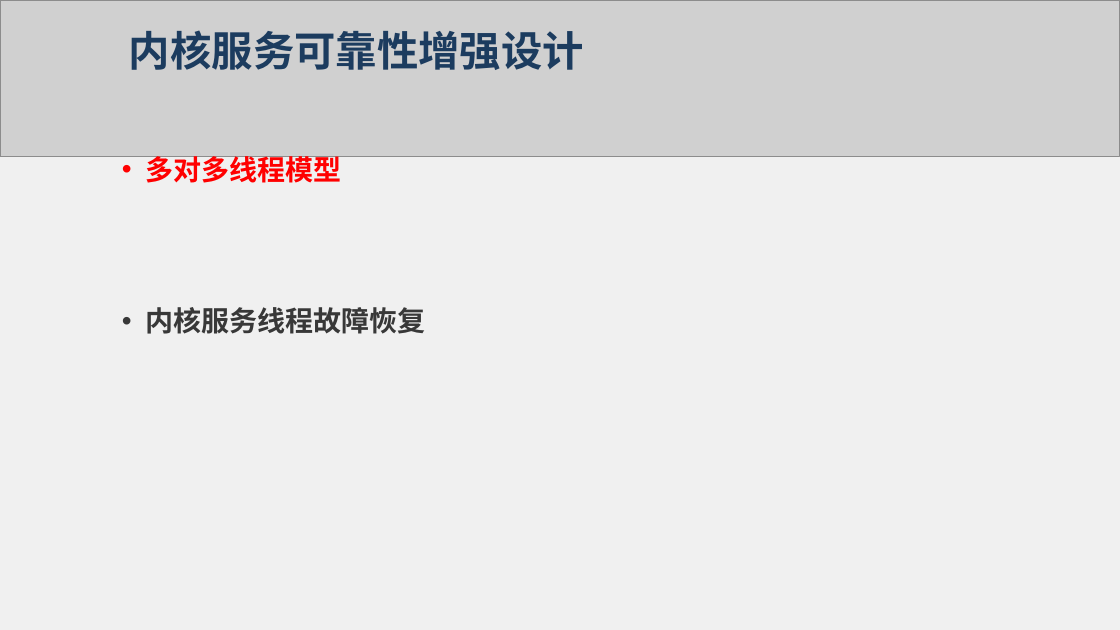
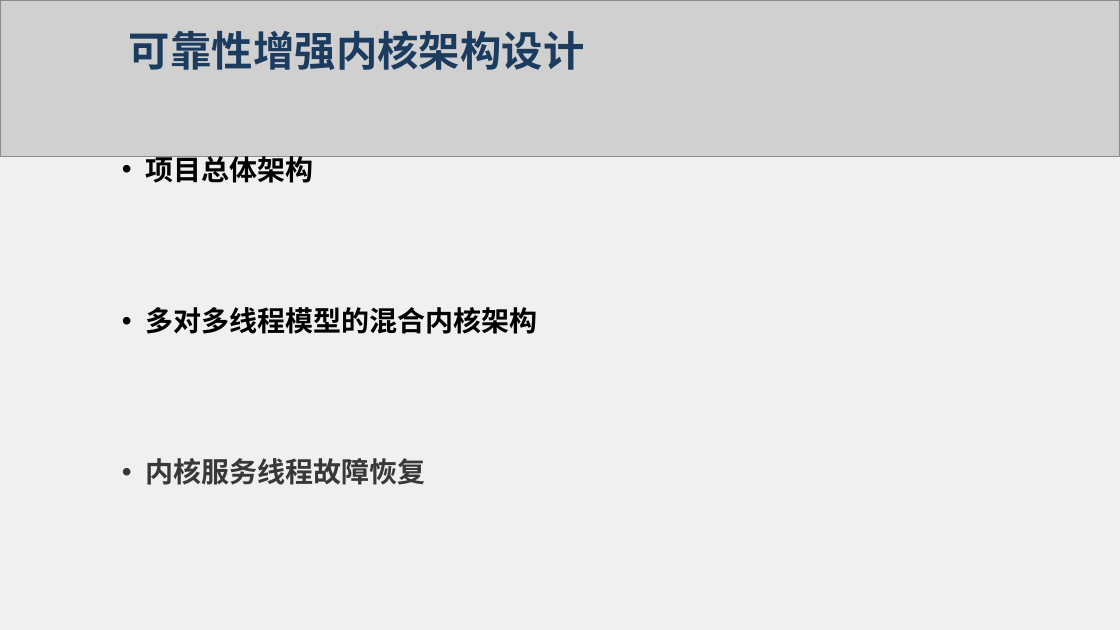
Before and after one commit to flying-rind/mini-Rust-os, a slide deck: slide 16 of tutorial/一种基于Rust语言的操作系统内核服务可靠性增强设计与实现.pptx (slide 21 before the commit). Drawn at 1120x630 pixels with LibreOffice and Linux fonts; fonts in the diff are those of the drawing; grey boxes stand for pictures. Boxes give left, top, right and bottom in pixels: in the first picture for what was removed or moved away, otherwise in the second. Text is boxed around its words. In the diff, an @@ line names an element or a change of style, - is before the commit and + after.

Commit message:
Update ppt and pdf.

```diff
--- a/tutorial/一种基于Rust语言的操作系统内核服务可靠性增强设计与实现.pptx
+++ b/tutorial/一种基于Rust语言的操作系统内核服务可靠性增强设计与实现.pptx
@@ text at (129, 30, 585, 70): text changed @@
-内核服务可靠性增强设计
+可靠性增强内核架构设计
@@ text at (145, 156, 537, 334): text changed; text colour #FF0000 to #000000 @@
-• 多对多线程模型
+• 项目总体架构
+• 多对多线程模型的混合内核架构
```
Also in this commit, not shown: 18 other slides changed, 4 slides added, 11 slides removed, 1 other file.
